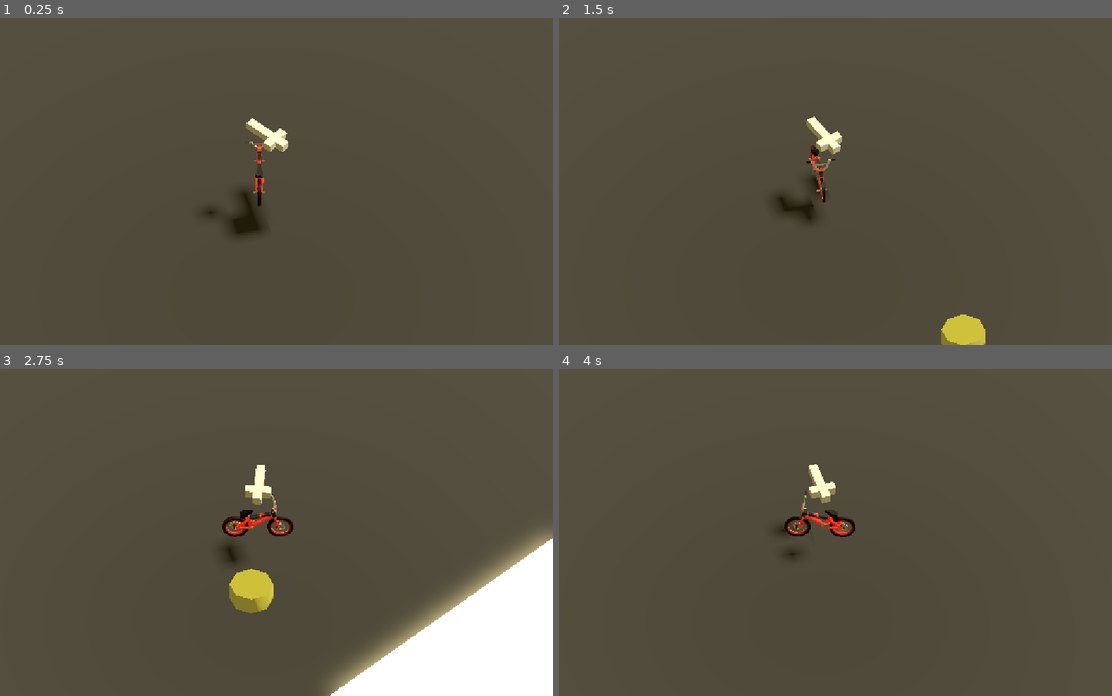
Above: before the commit, frames 1-4 (two rows, left to right).
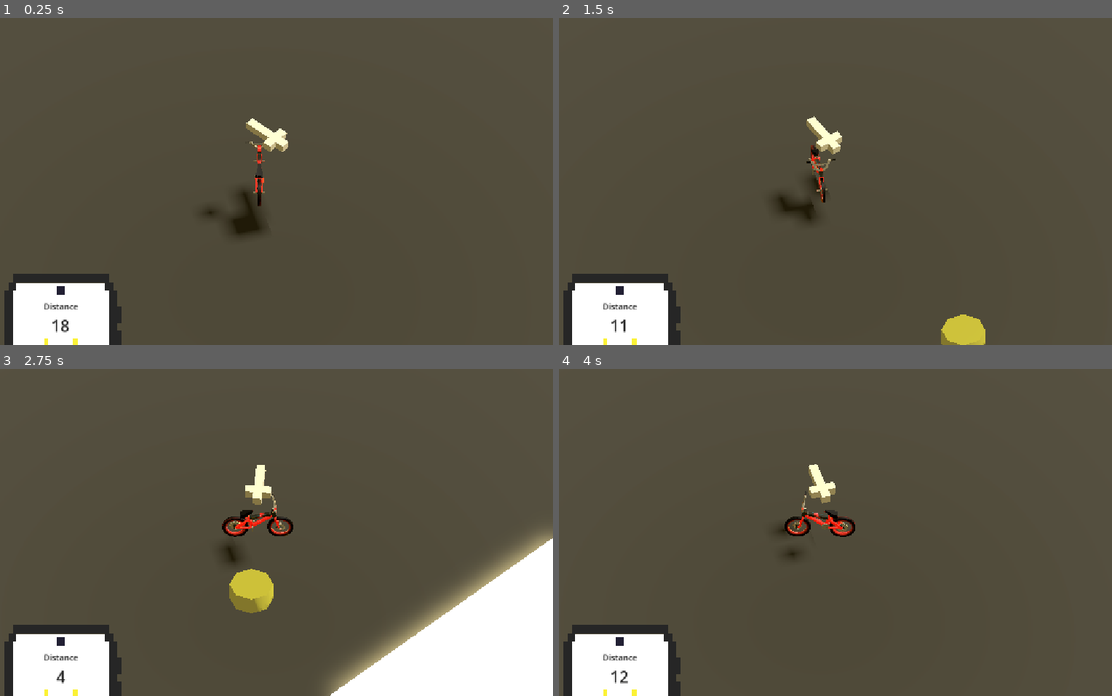
Above: after the commit, the same moments.

Repository: JustThomi/gmtk2026
Game: Godot game, scene res://src/scenes/world.tscn
The game is run twice, just before and just after one commit, with the same random seed, the same clock (stepped at 60 frames per second) and the same inputs. The project has no main scene, so this scene is started directly.
Inputs (mouse positions are in pixels of both pictures, inside the frame that each line leads up to):
- Up to frame 1 (0.25 s): no input
- Up to frame 2 (1.5 s): tap Enter (ui_accept) at 0.5, 0.77 s; move the mouse to (951, 165) at 0.52 s; hold D (right) 0.53-1.28 s; move the mouse to (702, 197) at 1.27 s; hold S (back) from 1.28 s (still down)
- Up to frame 3 (2.75 s): tap Enter (ui_accept) at 1.52 s; move the mouse to (320, 460) at 2.02 s; release S (back) at 2.03 s; hold D (right) from 2.03 s (still down)
- Up to frame 4 (4 s): move the mouse to (791, 597) at 2.77 s; release D (right) at 2.78 s; hold W (forward) 2.78-3.53 s; tap Enter (ui_accept) at 3.02, 3.77 s; move the mouse to (995, 581) at 3.52 s; hold A (left) from 3.53 s (still down)

The runs differ from the first frame. In frame 1, 4.4% of the frame differs, in the area x 0-22%, y 78-100%; in frame 2, 4.4%; in frame 3, 4.4%; in frame 4, 4.4%.

Commit message:
fix false trigger bug

Diff:
--- a/src/autoloads/order_manager.gd
+++ b/src/autoloads/order_manager.gd
@@ -20,18 +20,18 @@
 	restaurant = all_restaurants[randi_range(0, len(all_restaurants) - 1)]
 	destination = all_destinations[randi_range(0, len(all_destinations) - 1)]
 
-	restaurant.show()
+	restaurant.enable()
 
 	current_target = restaurant
 
 func order_picked_up():
 	current_target = destination
 
-	restaurant.hide()
-	destination.show()
+	restaurant.disable()
+	destination.enable()
 
 func order_finished():
-	destination.hide()
+	destination.disable()
 	player.arrow.hide()
 	# TODO: Reward player here
 
--- a/src/scenes/world.tscn
+++ b/src/scenes/world.tscn
@@ -1,5 +1,6 @@
 [gd_scene format=3 uid="uid://dbbiqdjlwgqvh"]
 
+[ext_resource type="PackedScene" uid="uid://b63r6xyargp1h" path="res://src/ui/hud.tscn" id="1_c0n45"]
 [ext_resource type="Script" uid="uid://chr73qux254lo" path="res://src/scenes/world.gd" id="1_tvkxc"]
 [ext_resource type="PackedScene" uid="uid://bagx30o5yj4v2" path="res://src/player/player.tscn" id="1_w561s"]
 [ext_resource type="PackedScene" uid="uid://cq0cgu2le4da4" path="res://src/targets/target.tscn" id="6_c0n45"]
@@ -15,6 +16,8 @@
 
 [node name="World" type="Node3D" unique_id=1917692229]
 script = ExtResource("1_tvkxc")
+
+[node name="HUD" parent="." unique_id=198605114 instance=ExtResource("1_c0n45")]
 
 [node name="DirectionalLight3D" type="DirectionalLight3D" parent="." unique_id=1969175222]
 transform = Transform3D(-0.8660254, -0.43301278, 0.25, 0, 0.49999997, 0.86602545, -0.50000006, 0.75, -0.43301266, 0, 0, 0)
--- a/src/targets/target.gd
+++ b/src/targets/target.gd
@@ -1,14 +1,24 @@
 extends Area3D
 
 @export var type: Types
+
+@onready var collider: CollisionShape3D = $CollisionShape3D
 
 enum Types {
 	restaurant,
 	house
 }
 
-func _set_type(t: Types):
-	type = t
+func enable():
+	collider.disabled = false
+	show()
+
+func disable():
+	collider.disabled = true
+	hide()
+
+func _ready():
+	disable()
 
 func _on_player_area_entered(_area: Area3D) -> void:
 	if type == Types.restaurant:
--- a/src/targets/target.tscn
+++ b/src/targets/target.tscn
@@ -16,6 +16,7 @@
 [node name="CollisionShape3D" type="CollisionShape3D" parent="." unique_id=147627141]
 transform = Transform3D(1, 0, 0, 0, 1, 0, 0, 0, 1, 0, 0.5, 0)
 shape = SubResource("CylinderShape3D_n32u6")
+disabled = true
 
 [node name="Cylinder" type="CSGCylinder3D" parent="." unique_id=359085400]
 transform = Transform3D(1, 0, 0, 0, 1, 0, 0, 0, 1, 0, 0.5, 0)
--- a/src/ui/hud.gd
+++ b/src/ui/hud.gd
@@ -4,9 +4,18 @@
 @onready var orders_page: MarginContainer = $Phone/OrdersPage
 @onready var active_order_page: MarginContainer = $Phone/ActiveOrderPage
 
+@onready var distance_value: Label = $Phone/ActiveOrderPage/MenuContainer/DistanceValue
+
 func _ready() -> void:
-	orders_page.show()
-	active_order_page.hide()
+	#orders_page.show()
+	#active_order_page.hide()
+
+	orders_page.hide()
+	active_order_page.show()
+
+func _process(_delta: float) -> void:
+	if OrderManager.current_target != null:
+		distance_value.text = str(int(OrderManager.distance))
 
 func _on_mouse_detector_mouse_entered() -> void:
 	phone.position.y = 392.0
--- a/src/ui/hud.tscn
+++ b/src/ui/hud.tscn
@@ -30,6 +30,8 @@
 mouse_filter = 2
 
 [node name="MouseDetector" type="Area2D" parent="Phone" unique_id=1416959346]
+collision_layer = 524288
+collision_mask = 524288
 
 [node name="CollisionShape2D" type="CollisionShape2D" parent="Phone/MouseDetector" unique_id=1126370472]
 position = Vector2(131.75, 131)
